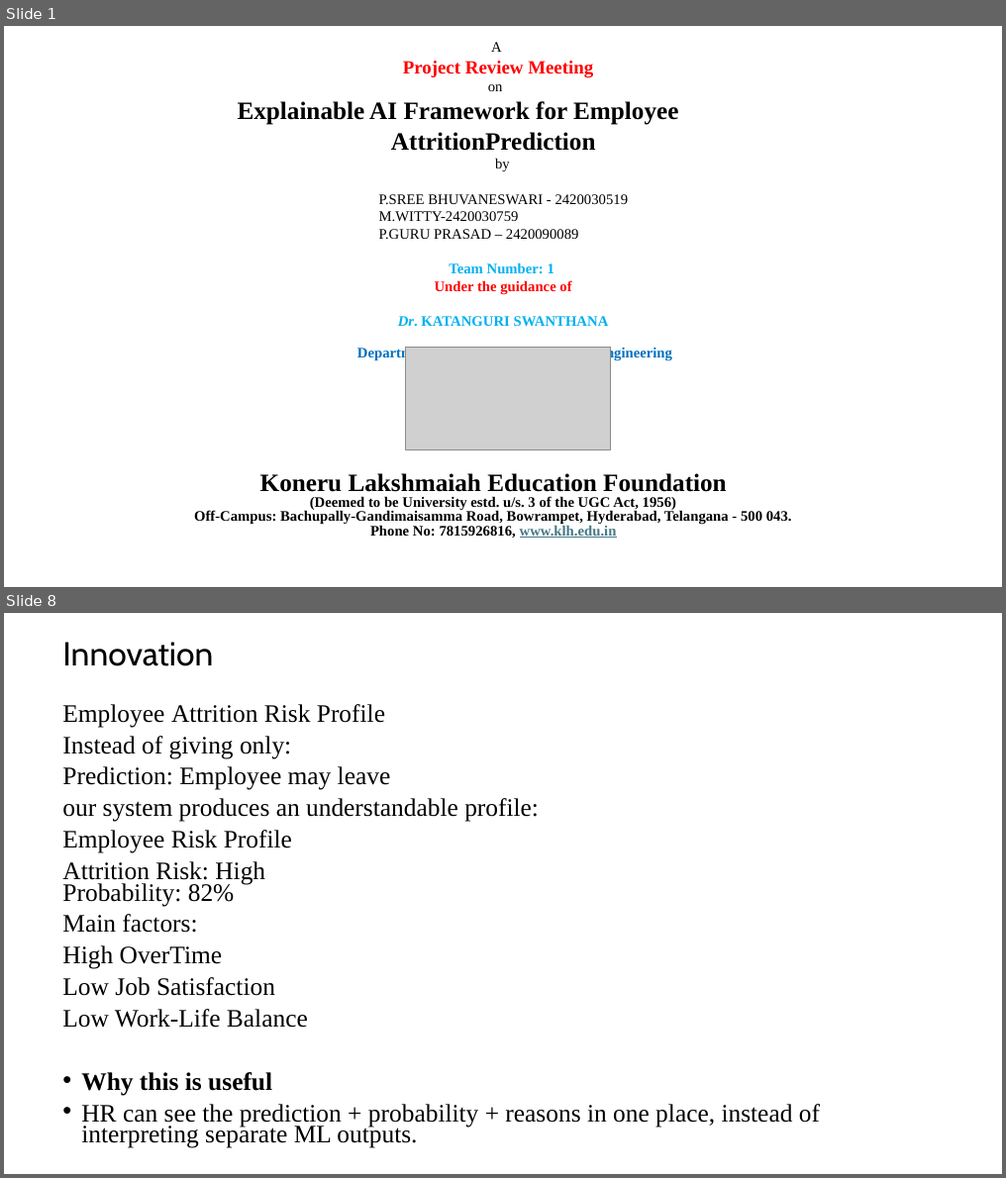
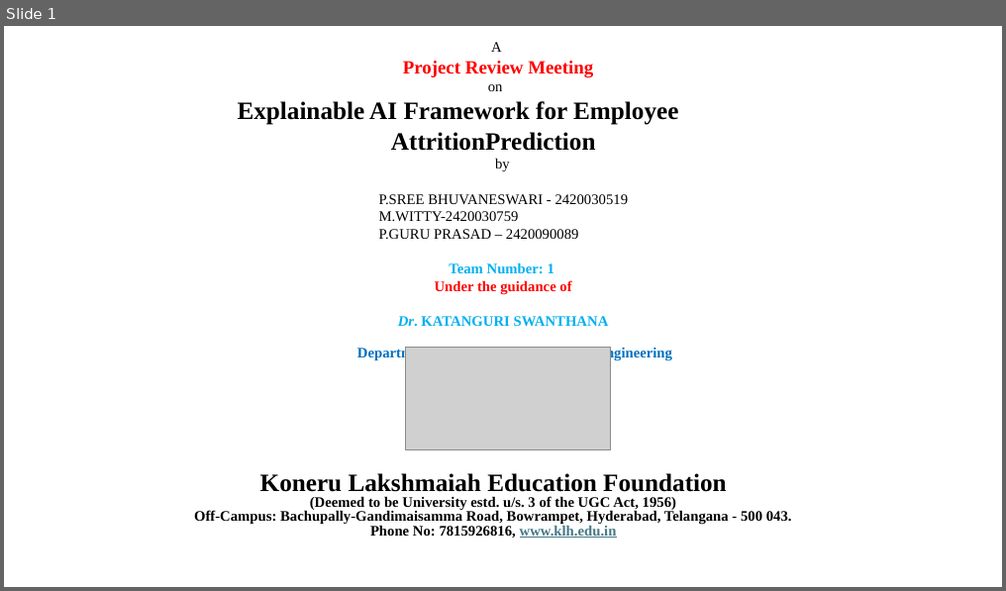
Before and after one commit to BHUVANA1007/KLH-CSE-2024-2420030519-Explainable-AI-Framework-for-Employee-Attrition-Prediction, a slide deck: docs/Presentation.pptx. Shown one above the other, each under a label of ours: slides 1 and 8 before the commit, slide 1 after it; the slides between them are not shown. The pictures are 1006x1178 and 1006x591 pixels, drawn with LibreOffice and Linux fonts; fonts in the diff are those of the drawing; grey boxes stand for pictures. Boxes give left, top, right and bottom in pixels: in the first picture for what was removed or moved away, otherwise in the second. Text is boxed around its words. In the diff, an @@ line names an element or a change of style, - is before the commit and + after.

Commit message:
Add employee attrition prediction ML and XAI implementation

```diff
--- a/docs/Presentation.pptx
+++ b/docs/Presentation.pptx
@@ slide 8 removed at (4, 613, 1002, 1174), background #FFFFFF @@
@@ title removed at (62, 642, 213, 666) @@
-Innovation
@@ text removed at (62, 704, 820, 1149) @@
-Employee Attrition Risk Profile
-Instead of giving only:
-Prediction: Employee may leave
-our system produces an understandable profile:
-Employee Risk Profile
-Attrition Risk: High
-Probability: 82%
-Main factors:
-High OverTime
-Low Job Satisfaction
-Low Work-Life Balance
-• Why this is useful
-• HR can see the prediction + probability + reasons in one place, instead of interpreting separate ML outputs.
```
Also in this commit, not shown: 5 slides changed, 10 slides added, 6 other slides removed, 35 other files.
